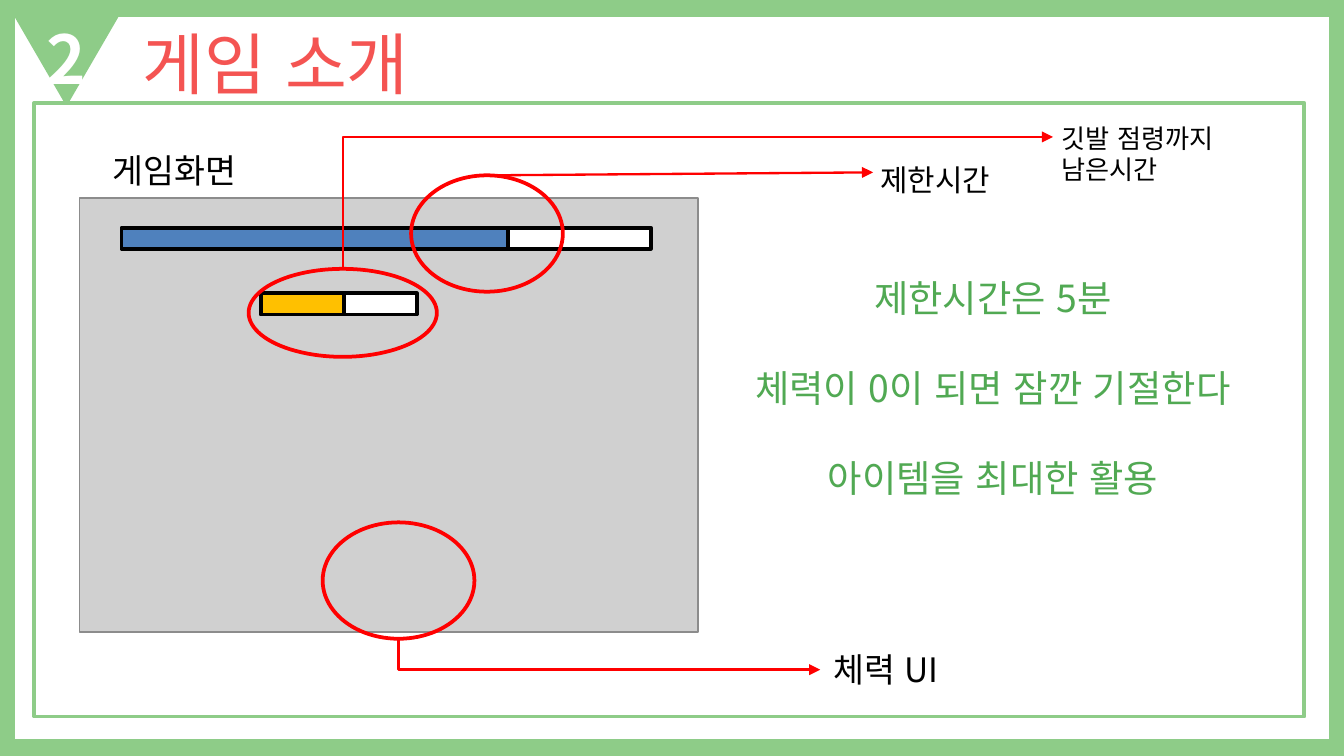
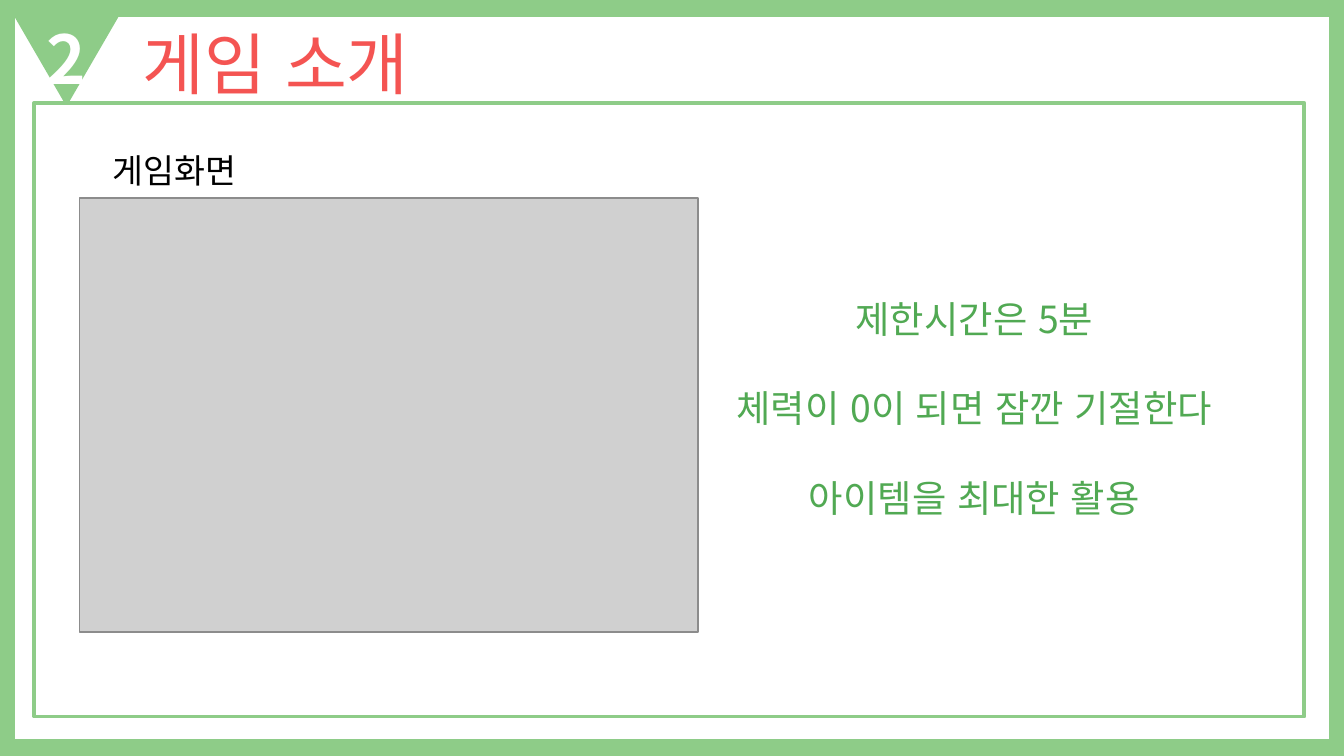
Before and after one commit to Celesta129/TeamProject, a slide deck: slide 4 of Documents/King of Playground 기획 발표자료.pptx. Drawn at 1344x756 pixels with LibreOffice and Linux fonts; fonts in the diff are those of the drawing; grey boxes stand for pictures. Boxes give left, top, right and bottom in pixels: in the first picture for what was removed or moved away, otherwise in the second. Text is boxed around its words. In the diff, an @@ line names an element or a change of style, - is before the commit and + after.

```diff
--- a/Documents/King of Playground 기획 발표자료.pptx
+++ b/Documents/King of Playground 기획 발표자료.pptx
@@ elbow arrow removed from (343, 269) to (1052, 137) @@
@@ text removed at bbox=[1062, 126, 1213, 181] @@
-깃발 점령까지 남은시간
@@ ellipse removed at bbox=[411, 175, 563, 292] @@
@@ arrow removed from (487, 175) to (874, 172) @@
@@ text removed at bbox=[881, 166, 991, 194] @@
-제한시간
@@ rectangle removed at bbox=[122, 227, 509, 249] @@
@@ rectangle removed at bbox=[125, 227, 650, 249] @@
@@ ellipse removed at bbox=[249, 269, 437, 356] @@
@@ rectangle removed at bbox=[261, 293, 417, 314] @@
@@ rectangle removed at bbox=[261, 293, 344, 314] @@
@@ text "제한시간은 5분": place and size @@
-text "제한시간은 5분" at bbox=[755, 281, 1231, 495]
+text "제한시간은 5분" at bbox=[737, 302, 1212, 515]
@@ ellipse removed at bbox=[323, 523, 474, 640] @@
@@ elbow arrow removed from (399, 638) to (820, 669) @@
@@ text removed at bbox=[833, 654, 939, 685] @@
-체력 UI
```
Also in this commit, not shown: 16 other slides changed, 2 other files.
